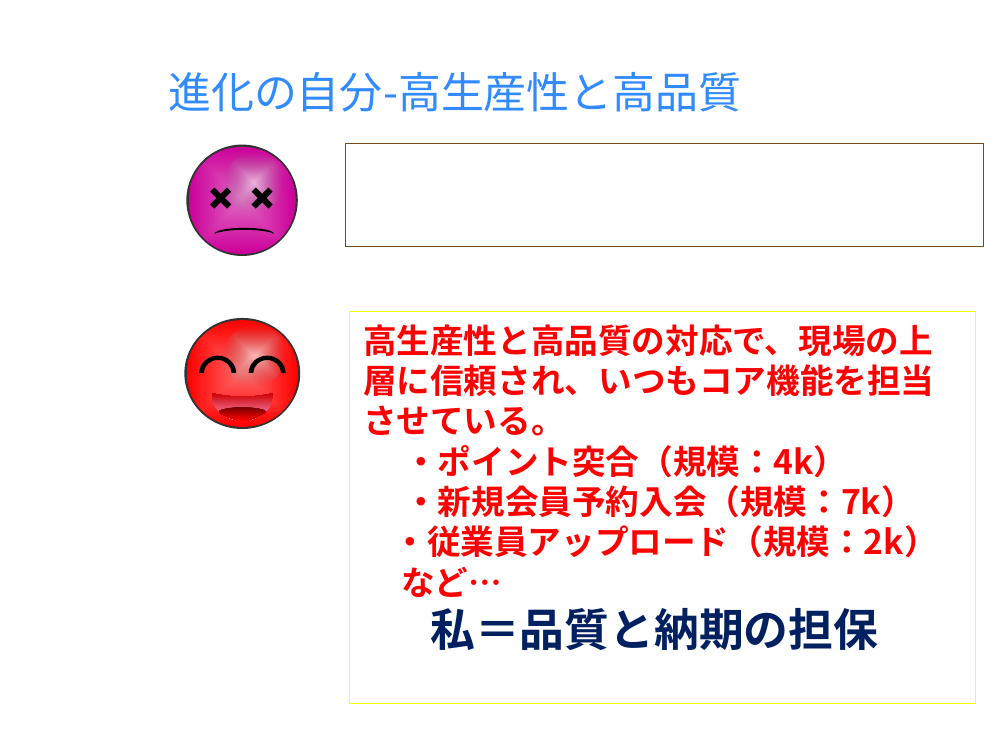
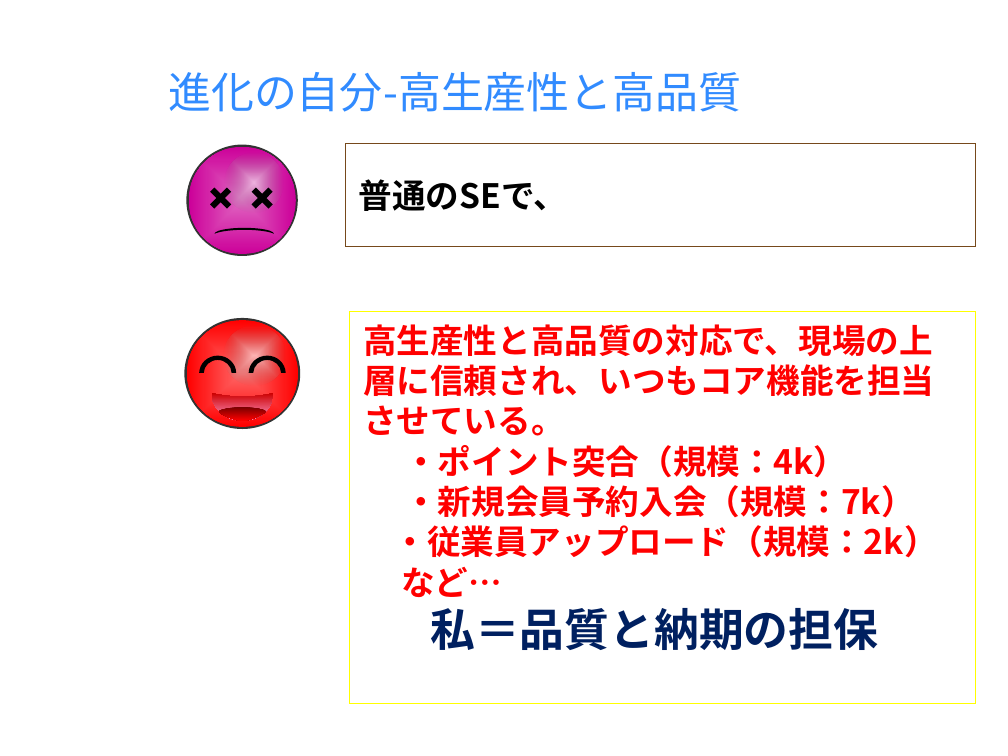
Before and after one commit to milo-bb/test, a slide deck: slide 8 of 昇格プレゼン(徐洋)_new.pptx. Drawn at 1008x756 pixels with LibreOffice and Linux fonts; fonts in the diff are those of the drawing; background and template pictures are left out. Boxes give left, top, right and bottom in pixels: in the first picture for what was removed or moved away, otherwise in the second. Text is boxed around its words. In the diff, an @@ line names an element or a change of style, - is before the commit and + after.

```diff
--- a/昇格プレゼン(徐洋)_new.pptx
+++ b/昇格プレゼン(徐洋)_new.pptx
@@ rectangle "普通のSEで、": place and size @@
-rectangle "普通のSEで、" at bbox=[345, 142, 984, 246]
+rectangle "普通のSEで、" at bbox=[345, 142, 976, 246]
@@ text in rectangle at bbox=[359, 179, 567, 211]: text added @@
+普通のSEで、
```
Also in this commit, not shown: 6 other slides changed, 1 slide added, 1 slide removed.
